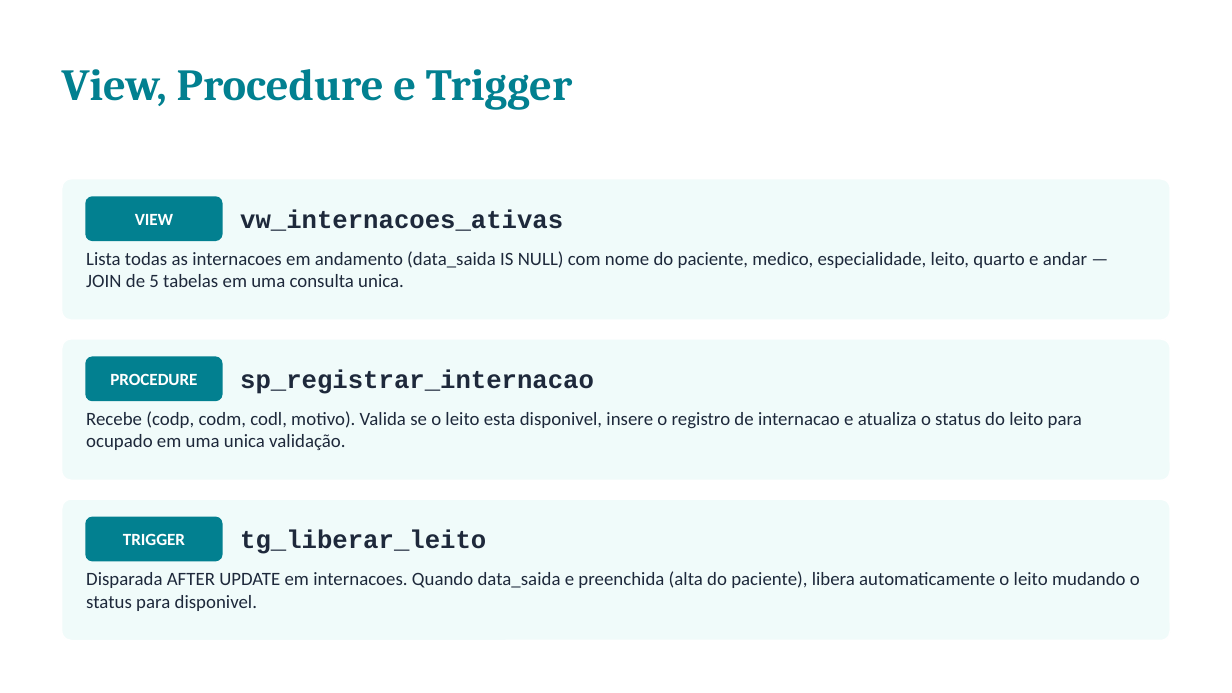
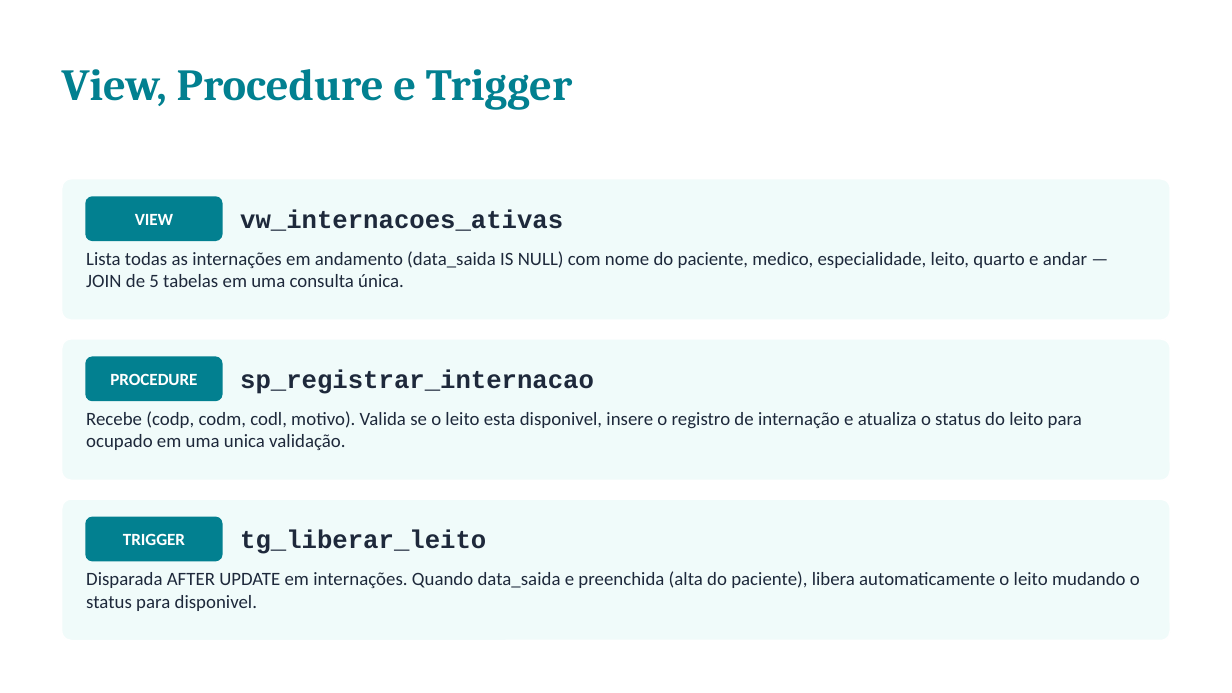
Before and after one commit to pew404/trabalho_final_db, a slide deck: slide 7 of apresentacao/Apresentacao_Modulo_Internacao.pptx. Drawn at 1232x693 pixels with LibreOffice and Linux fonts; fonts in the diff are those of the drawing. Boxes give left, top, right and bottom in pixels: in the first picture for what was removed or moved away, otherwise in the second. Text is boxed around its words. In the diff, an @@ line names an element or a change of style, - is before the commit and + after.

```diff
--- a/apresentacao/Apresentacao_Modulo_Internacao.pptx
+++ b/apresentacao/Apresentacao_Modulo_Internacao.pptx
@@ text at box(86, 251, 1087, 287): text changed @@
-Lista todas as internacoes em andamento (data_saida IS NULL) com nome do paciente, medico, especialidade, leito, quarto e andar — JOIN de 5 tabelas em uma consulta unica.
+Lista todas as internações em andamento (data_saida IS NULL) com nome do paciente, medico, especialidade, leito, quarto e andar — JOIN de 5 tabelas em uma consulta única.
@@ text at box(86, 411, 1082, 450): text changed @@
-Recebe (codp, codm, codl, motivo). Valida se o leito esta disponivel, insere o registro de internacao e atualiza o status do leito para ocupado em uma unica validação.
+Recebe (codp, codm, codl, motivo). Valida se o leito esta disponivel, insere o registro de internação e atualiza o status do leito para ocupado em uma unica validação.
@@ text at box(86, 571, 1140, 611): text changed @@
-Disparada AFTER UPDATE em internacoes. Quando data_saida e preenchida (alta do paciente), libera automaticamente o leito mudando o status para disponivel.
+Disparada AFTER UPDATE em internações. Quando data_saida e preenchida (alta do paciente), libera automaticamente o leito mudando o status para disponivel.
```
Also in this commit, not shown: 5 other slides changed.
